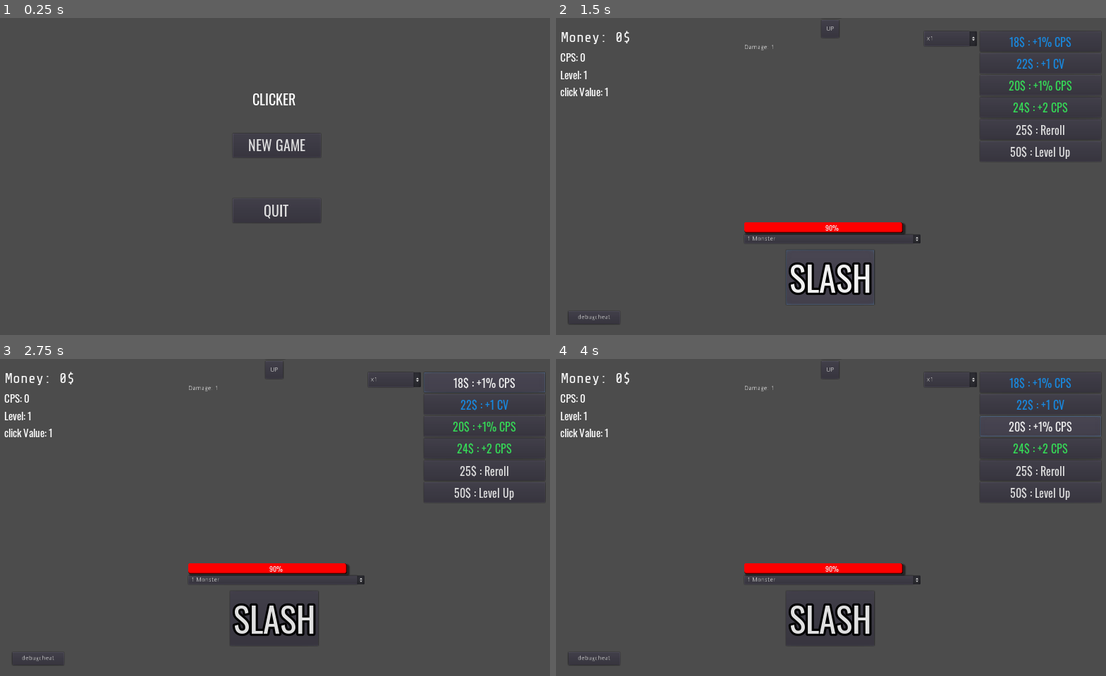
Above: before the commit, frames 1-4 (two rows, left to right).
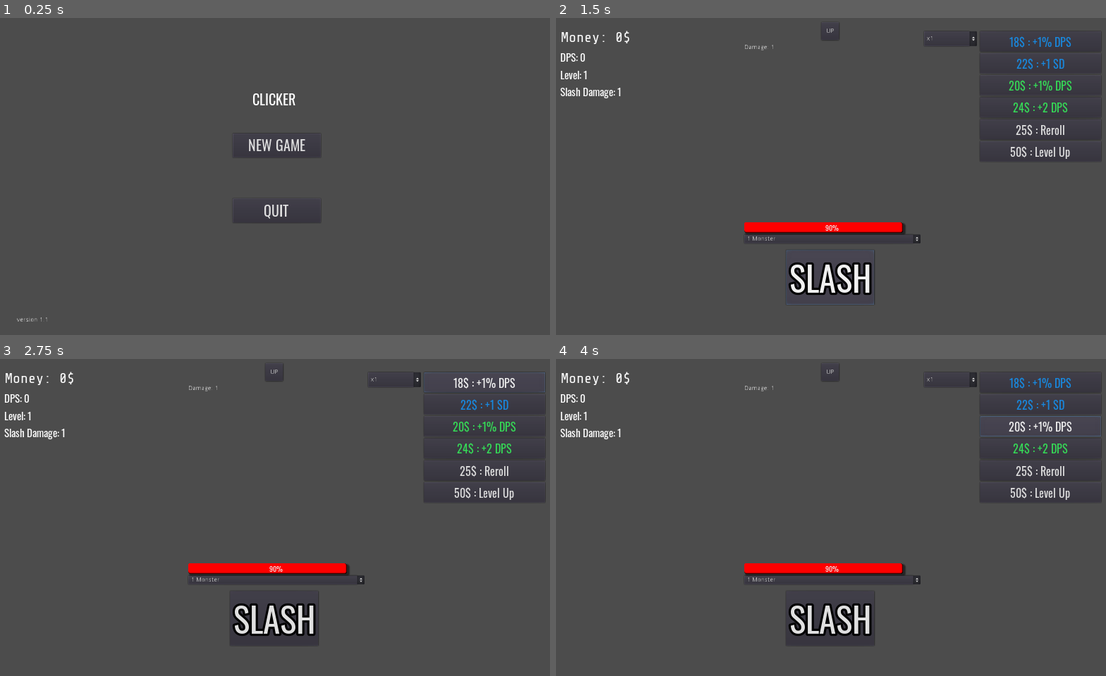
Above: after the commit, the same moments.

Repository: Seliaste/BadClickerProject
Game: Godot game, scene res://mainMenu/mainMenu.tscn
Same seed, same stepped clock (60 frames per second), same inputs: the game is played once before the commit and once after it.
Inputs:
- Up to frame 1 (0.25 s): no input
- Up to frame 2 (1.5 s): click "NEW GAME" at 0.5 s; click "SLASH" at 1.25 s
- Up to frame 3 (2.75 s): click "18$ : +1% CPS" (after the commit: "18$ : +1% DPS") at 2 s
- Up to frame 4 (4 s): click "22$ : +1 CV" (after the commit: "22$ : +1 SD") at 2.75 s; click "20$ : +1% CPS" (after the commit: "20$ : +1% DPS") at 3.5 s

The runs differ from the first frame. In frame 1, less than 0.1% of the frame differs, in the area x 3-9%, y 94-96%; in frame 2, 0.3%; in frame 3, 0.3%, in the area x 0-93%, y 2-97%; in frame 4, 0.3%.

Commit message:
1.1

Diff:
--- a/Monster.gd
+++ b/Monster.gd
@@ -29,7 +29,7 @@
 			logs.text += "Damage: " + str(damageAmount) + "\n"
 		if life <= 0:
 			var remainingdmg = -life
-			var earnedMoney = rng.randi_range(2,10) * player.level * currmonsterNum
+			var earnedMoney = rng.randi_range(2,10) * player.level * currmonsterNum * player.rewardmp
 			var deathMessage = ""
 			match currmonsterNum:
 				1:
@@ -60,3 +60,4 @@
 
 func _on_OptionButton_item_selected(_index: int):
 	monsterNum = get_node("VBoxContainer/OptionButton").get_selected_id()
+	spawnBoss()
--- /dev/null
+++ b/SkillTree.gd
@@ -0,0 +1,38 @@
+extends VBoxContainer
+
+
+# Declare member variables here. Examples:
+onready var player = get_node("/root/Node2D/Player")
+# var b = "text"
+
+
+# Called when the node enters the scene tree for the first time.
+func _ready():
+	for i in range(0,7):
+		var temp = get_node("Row"+str(i))
+		for btn in temp.get_children():
+			btn.connect("pressed", self, "_upgradefnc", [btn,btn.name.left(3)])
+
+
+# Called every frame. 'delta' is the elapsed time since the previous frame.
+#func _process(delta):
+#	pass
+
+func _upgradefnc(button, type):
+	if player.money >= 500:
+		player.money-=500
+		for btn in button.get_parent().get_children():
+			btn.visible=false
+		button.visible=true
+		button.disabled=true
+		match type:
+			"DPS":
+				player.rawcps+=100
+			"HIT":
+				player.clickValue+=1000
+			"RWD":
+				player.rewardmp*=2
+			"MTP":
+				player.multimp*=2
+			"PWR":
+				player.currpowr+=2
--- a/gameScene.tscn
+++ b/gameScene.tscn
@@ -10,6 +10,7 @@
 [ext_resource path="res://gameScene.gd" type="Script" id=8]
 [ext_resource path="res://player/buttonManagementScript.gd" type="Script" id=9]
 [ext_resource path="res://mainMenu/styleLifeBar.tres" type="StyleBox" id=10]
+[ext_resource path="res://SkillTree.gd" type="Script" id=11]
 
 [sub_resource type="DynamicFont" id=1]
 size = 27
@@ -87,6 +88,8 @@
 margin_top = 54.0
 margin_right = 342.0
 margin_bottom = 95.0
+hint_tooltip = "Ascention gives power which multiplies your DPS and your Slash Damage"
+mouse_filter = 1
 custom_fonts/font = SubResource( 1 )
 text = "ASCENTION"
 align = 1
@@ -96,7 +99,7 @@
 margin_right = 342.0
 margin_bottom = 146.0
 custom_fonts/font = SubResource( 2 )
-text = "Ascend : +# AP"
+text = "Ascend : +# Power"
 
 [node name="CanvasLayer" type="CanvasLayer" parent="UpgradesPanel/AscendContainer"]
 
@@ -115,6 +118,7 @@
 margin_right = 644.0
 margin_bottom = 718.0
 alignment = 1
+script = ExtResource( 11 )
 __meta__ = {
 "_edit_use_anchors_": false
 }
@@ -126,7 +130,7 @@
 mouse_filter = 1
 mouse_default_cursor_shape = 3
 custom_fonts/font = SubResource( 2 )
-text = "SKILL TREE"
+text = "SKILL TREE : Upgrades for 500$"
 align = 1
 
 [node name="Row0" type="HBoxContainer" parent="UpgradesPanel/SkillTreeContainer"]
@@ -135,19 +139,27 @@
 margin_bottom = 319.0
 alignment = 1
 
-[node name="R0B0" type="Button" parent="UpgradesPanel/SkillTreeContainer/Row0"]
-margin_left = 299.0
-margin_right = 320.0
-margin_bottom = 20.0
-mouse_filter = 1
-text = "A"
-
-[node name="R0B1" type="Button" parent="UpgradesPanel/SkillTreeContainer/Row0"]
-margin_left = 324.0
-margin_right = 345.0
-margin_bottom = 20.0
-mouse_filter = 1
-text = "A"
+[node name="Label" type="Label" parent="UpgradesPanel/SkillTreeContainer/Row0"]
+margin_left = 276.0
+margin_top = 3.0
+margin_right = 276.0
+margin_bottom = 17.0
+
+[node name="HITR0B0" type="Button" parent="UpgradesPanel/SkillTreeContainer/Row0"]
+margin_left = 280.0
+margin_right = 319.0
+margin_bottom = 20.0
+hint_tooltip = "Adds 1000 to Slash damage"
+mouse_filter = 1
+text = "+Hit"
+
+[node name="DPSR0B1" type="Button" parent="UpgradesPanel/SkillTreeContainer/Row0"]
+margin_left = 323.0
+margin_right = 368.0
+margin_bottom = 20.0
+hint_tooltip = "Adds 100 to DPS"
+mouse_filter = 1
+text = "+DPS"
 
 [node name="Row1" type="HBoxContainer" parent="UpgradesPanel/SkillTreeContainer"]
 margin_top = 323.0
@@ -155,12 +167,13 @@
 margin_bottom = 343.0
 alignment = 1
 
-[node name="R1B0" type="Button" parent="UpgradesPanel/SkillTreeContainer/Row1"]
-margin_left = 311.0
-margin_right = 332.0
-margin_bottom = 20.0
-mouse_filter = 1
-text = "A"
+[node name="RWDR1B0" type="Button" parent="UpgradesPanel/SkillTreeContainer/Row1"]
+margin_left = 289.0
+margin_right = 355.0
+margin_bottom = 20.0
+hint_tooltip = "Multiplies all money you get by 2"
+mouse_filter = 1
+text = "+Reward"
 
 [node name="Row2" type="HBoxContainer" parent="UpgradesPanel/SkillTreeContainer"]
 margin_top = 347.0
@@ -168,26 +181,29 @@
 margin_bottom = 367.0
 alignment = 1
 
-[node name="R2B0" type="Button" parent="UpgradesPanel/SkillTreeContainer/Row2"]
+[node name="HITR2B0" type="Button" parent="UpgradesPanel/SkillTreeContainer/Row2"]
+margin_left = 243.0
+margin_right = 282.0
+margin_bottom = 20.0
+hint_tooltip = "Adds 1000 to Slash damage"
+mouse_filter = 1
+text = "+Hit"
+
+[node name="DPSR2B1" type="Button" parent="UpgradesPanel/SkillTreeContainer/Row2"]
 margin_left = 286.0
-margin_right = 307.0
-margin_bottom = 20.0
-mouse_filter = 1
-text = "A"
-
-[node name="R2B1" type="Button" parent="UpgradesPanel/SkillTreeContainer/Row2"]
-margin_left = 311.0
-margin_right = 332.0
-margin_bottom = 20.0
-mouse_filter = 1
-text = "A"
-
-[node name="R2B2" type="Button" parent="UpgradesPanel/SkillTreeContainer/Row2"]
-margin_left = 336.0
-margin_right = 357.0
-margin_bottom = 20.0
-mouse_filter = 1
-text = "A"
+margin_right = 331.0
+margin_bottom = 20.0
+hint_tooltip = "Adds 100 to DPS"
+mouse_filter = 1
+text = "+DPS"
+
+[node name="RWDR2B2" type="Button" parent="UpgradesPanel/SkillTreeContainer/Row2"]
+margin_left = 335.0
+margin_right = 401.0
+margin_bottom = 20.0
+hint_tooltip = "Multiplies all money you get by 2"
+mouse_filter = 1
+text = "+Reward"
 
 [node name="Row3" type="HBoxContainer" parent="UpgradesPanel/SkillTreeContainer"]
 margin_top = 371.0
@@ -195,19 +211,21 @@
 margin_bottom = 391.0
 alignment = 1
 
-[node name="R3B0" type="Button" parent="UpgradesPanel/SkillTreeContainer/Row3"]
-margin_left = 299.0
-margin_right = 320.0
-margin_bottom = 20.0
-mouse_filter = 1
-text = "A"
-
-[node name="R3B1" type="Button" parent="UpgradesPanel/SkillTreeContainer/Row3"]
-margin_left = 324.0
-margin_right = 345.0
-margin_bottom = 20.0
-mouse_filter = 1
-text = "A"
+[node name="DPSR3B0" type="Button" parent="UpgradesPanel/SkillTreeContainer/Row3"]
+margin_left = 256.0
+margin_right = 301.0
+margin_bottom = 20.0
+hint_tooltip = "Adds 100 to DPS"
+mouse_filter = 1
+text = "+DPS"
+
+[node name="MTPR3B1" type="Button" parent="UpgradesPanel/SkillTreeContainer/Row3"]
+margin_left = 305.0
+margin_right = 387.0
+margin_bottom = 20.0
+hint_tooltip = "Multiplies DPS by 2 (including modifiers)"
+mouse_filter = 1
+text = "+Multiplier"
 
 [node name="Row4" type="HBoxContainer" parent="UpgradesPanel/SkillTreeContainer"]
 margin_top = 395.0
@@ -215,26 +233,29 @@
 margin_bottom = 415.0
 alignment = 1
 
-[node name="R4B0" type="Button" parent="UpgradesPanel/SkillTreeContainer/Row4"]
-margin_left = 286.0
-margin_right = 307.0
-margin_bottom = 20.0
-mouse_filter = 1
-text = "A"
-
-[node name="R4B1" type="Button" parent="UpgradesPanel/SkillTreeContainer/Row4"]
-margin_left = 311.0
-margin_right = 332.0
-margin_bottom = 20.0
-mouse_filter = 1
-text = "A"
-
-[node name="R4B2" type="Button" parent="UpgradesPanel/SkillTreeContainer/Row4"]
-margin_left = 336.0
-margin_right = 357.0
-margin_bottom = 20.0
-mouse_filter = 1
-text = "A"
+[node name="DPSR4B0" type="Button" parent="UpgradesPanel/SkillTreeContainer/Row4"]
+margin_left = 225.0
+margin_right = 270.0
+margin_bottom = 20.0
+hint_tooltip = "Adds 100 to DPS"
+mouse_filter = 1
+text = "+Dps"
+
+[node name="PWRR4B1" type="Button" parent="UpgradesPanel/SkillTreeContainer/Row4"]
+margin_left = 274.0
+margin_right = 333.0
+margin_bottom = 20.0
+hint_tooltip = "INSTANTLY adds 2 to power"
+mouse_filter = 1
+text = "+Power"
+
+[node name="MTPR4B2" type="Button" parent="UpgradesPanel/SkillTreeContainer/Row4"]
+margin_left = 337.0
+margin_right = 419.0
+margin_bottom = 20.0
+hint_tooltip = "Multiplies DPS by 2 (including modifiers)"
+mouse_filter = 1
+text = "+Multiplier"
 
 [node name="Row5" type="HBoxContainer" parent="UpgradesPanel/SkillTreeContainer"]
 margin_top = 419.0
@@ -242,26 +263,29 @@
 margin_bottom = 439.0
 alignment = 1
 
-[node name="R5B0" type="Button" parent="UpgradesPanel/SkillTreeContainer/Row5"]
-margin_left = 286.0
-margin_right = 307.0
-margin_bottom = 20.0
-mouse_filter = 1
-text = "A"
-
-[node name="R5B1" type="Button" parent="UpgradesPanel/SkillTreeContainer/Row5"]
-margin_left = 311.0
-margin_right = 332.0
-margin_bottom = 20.0
-mouse_filter = 1
-text = "A"
-
-[node name="R5B2" type="Button" parent="UpgradesPanel/SkillTreeContainer/Row5"]
-margin_left = 336.0
-margin_right = 357.0
-margin_bottom = 20.0
-mouse_filter = 1
-text = "A"
+[node name="DPSR5B0" type="Button" parent="UpgradesPanel/SkillTreeContainer/Row5"]
+margin_left = 225.0
+margin_right = 270.0
+margin_bottom = 20.0
+hint_tooltip = "Adds 100 to DPS"
+mouse_filter = 1
+text = "+Dps"
+
+[node name="PWRR5B1" type="Button" parent="UpgradesPanel/SkillTreeContainer/Row5"]
+margin_left = 274.0
+margin_right = 333.0
+margin_bottom = 20.0
+hint_tooltip = "INSTANTLY adds 2 to power"
+mouse_filter = 1
+text = "+Power"
+
+[node name="MTPR5B2" type="Button" parent="UpgradesPanel/SkillTreeContainer/Row5"]
+margin_left = 337.0
+margin_right = 419.0
+margin_bottom = 20.0
+hint_tooltip = "Multiplies DPS by 2 (including modifiers)"
+mouse_filter = 1
+text = "+Multiplier"
 
 [node name="Row6" type="HBoxContainer" parent="UpgradesPanel/SkillTreeContainer"]
 margin_top = 443.0
@@ -269,22 +293,23 @@
 margin_bottom = 463.0
 alignment = 1
 
-[node name="R6B0" type="Button" parent="UpgradesPanel/SkillTreeContainer/Row6"]
-margin_left = 311.0
-margin_right = 332.0
-margin_bottom = 20.0
-mouse_filter = 1
-text = "A"
+[node name="PWRR6B0" type="Button" parent="UpgradesPanel/SkillTreeContainer/Row6"]
+margin_left = 292.0
+margin_right = 351.0
+margin_bottom = 20.0
+hint_tooltip = "INSTANTLY adds 2 to power"
+mouse_filter = 1
+text = "+Power"
 
 [node name="Down" type="Button" parent="UpgradesPanel"]
 anchor_left = 0.5
 anchor_top = 1.0
 anchor_right = 0.5
 anchor_bottom = 1.0
-margin_left = -20.0
-margin_top = -40.0001
-margin_right = 25.0
-margin_bottom = -6.10352e-05
+margin_left = -22.1238
+margin_top = -48.259
+margin_right = 22.8762
+margin_bottom = -8.25897
 mouse_filter = 1
 text = "DWN"
 __meta__ = {
@@ -408,15 +433,16 @@
 
 [node name="AudioStreamPlayer" type="AudioStreamPlayer" parent="mainPanel"]
 stream = ExtResource( 3 )
-volume_db = -80.0
+volume_db = -10.0
 autoplay = true
 
 [node name="UP" type="Button" parent="mainPanel"]
 anchor_left = 0.5
 anchor_right = 0.5
-margin_left = -20.0
-margin_right = 20.0
-margin_bottom = 40.0
+margin_left = -20.3535
+margin_top = 4.94975
+margin_right = 19.6465
+margin_bottom = 44.9498
 mouse_filter = 1
 text = "UP"
 __meta__ = {
@@ -513,11 +539,13 @@
 }
 
 [node name="debugButton" type="Button" parent="."]
+visible = false
 margin_left = -598.718
 margin_top = 306.086
 margin_right = -481.718
 margin_bottom = 335.086
-hint_tooltip = "DEBUG ONLY"
+hint_tooltip = "
+"
 mouse_filter = 1
 text = "debugcheat"
 __meta__ = {
@@ -529,10 +557,10 @@
 follow_viewport_enable = true
 
 [node name="Tooltip" type="Label" parent="CanvasLayer"]
-margin_left = 318.0
-margin_top = -434.0
-margin_right = 350.0
-margin_bottom = -409.0
+margin_left = 500.044
+margin_top = -487.19
+margin_right = 532.044
+margin_bottom = -462.19
 mouse_filter = 1
 size_flags_horizontal = 3
 size_flags_vertical = 2
@@ -587,6 +615,7 @@
 text = "1 Monster"
 items = [ "1 Monster", null, false, 1, null, "5 Monsters", null, false, 5, null, "25 Monsters", null, false, 25, null, "500 Monsters", null, false, 500, null ]
 selected = 0
+
 [connection signal="pressed" from="UpgradesPanel/AscendContainer/AscendButton" to="Player" method="_on_AscendButton_pressed"]
 [connection signal="confirmed" from="UpgradesPanel/AscendContainer/CanvasLayer/ConfirmationDialog" to="Player" method="_on_ConfirmationDialog_confirmed"]
 [connection signal="pressed" from="UpgradesPanel/Down" to="Player" method="_on_Down_pressed"]
--- a/mainMenu/mainMenu.tscn
+++ b/mainMenu/mainMenu.tscn
@@ -88,6 +88,17 @@
 stream = ExtResource( 3 )
 volume_db = -80.0
 autoplay = true
+
+[node name="Label" type="Label" parent="."]
+margin_left = -589.224
+margin_top = 319.388
+margin_right = -501.224
+margin_bottom = 336.388
+text = "version 1.1"
+__meta__ = {
+"_edit_use_anchors_": false
+}
+
 [connection signal="button_down" from="menuAnchor/Button" to="menuAnchor/Button" method="_on_Button_button_down"]
 [connection signal="ready" from="menuAnchor/Button" to="menuAnchor/Button" method="_on_Button_ready"]
 [connection signal="button_down" from="menuAnchor/Button3" to="menuAnchor/Button" method="_on_Button3_button_down"]
--- a/player/Player.gd
+++ b/player/Player.gd
@@ -4,6 +4,8 @@
 # Declare member variables here. Examples:
 var money : float = 0
 var clickValue = 1
+var rewardmp = 1
+var multimp = 1
 var rawcps = 0
 var cpsMultiplier = 1
 var cpsLabel = 0
@@ -66,7 +68,7 @@
 # Called every frame. 'delta' is the elapsed time since the previous frame.
 func _process(delta):
 	timePlayed += delta
-	monster.damage(delta*pow(rawcps*cpsMultiplier, currpowr))
+	monster.damage(delta*rawcps*(cpsMultiplier*multimp)*currpowr)
 	if money < 100000:
 		moneyLabel = str(round(money))
 	else:
@@ -76,7 +78,7 @@
 
 	get_node("Camera2D/MoneyLabel").set_text("Money: " + moneyLabel +"$")
 
-	var _cps=pow(rawcps*cpsMultiplier, currpowr)
+	var _cps=rawcps*cpsMultiplier*currpowr*multimp
 	if _cps < 1000:
 		cpsLabel = str(round(_cps))
 	else:
@@ -84,7 +86,7 @@
 		var _dec = "%10.3f" % (_cps / pow(10,_exp))
 		cpsLabel = "%sE%s" % [ _dec, str(_exp)]
 
-	get_node("Camera2D/InfoLabel").set_text("CPS: " + cpsLabel+ "\nLevel: " + str(level) + "\nclick Value: " + str(clickValue))
+	get_node("Camera2D/InfoLabel").set_text("DPS: " + cpsLabel+ "\nLevel: " + str(level) + "\nSlash Damage: " + str(clickValue))
 	var mousePos = get_node("/root/Node2D").get_global_mouse_position()
 	for node in getallnodes(get_node("/root/Node2D")):
 		if node.get_global_rect().has_point(mousePos) and node.hint_tooltip != "":
@@ -94,8 +96,9 @@
 			break
 		else:
 			tooltip.visible = false
+			tooltip.rect_size = Vector2(1,1)
 
-	newpowr = stepify(currpowr + (timePlayed/1000)  + (killed / 1000) + (level / 100), 0.01)
+	newpowr = stepify(currpowr + (timePlayed/1000)  + (killed*level / 1000) + (level / 10), 0.01)
 	ascentionbtn.text = "Ascend : +%s Power" % str(newpowr-currpowr)
 	ascentionbtn.hint_tooltip = "You currently have %s Power" % str(currpowr)
 
@@ -171,5 +174,10 @@
 	killed = 0
 	buyContainer.Reroll()
 	get_node("Camera2D").set_position(Vector2(640,360))
+	get_node("/root/Node2D/Monster/VBoxContainer/OptionButton").selected = 0
+	monster.monsterNum = get_node("/root/Node2D/Monster/VBoxContainer/OptionButton").get_selected_id()
 	monster.spawnBoss()
-	get_node("/root/Node2D/Monster/VBoxContainer/OptionButton").selected = 0
+	newLevelCost = 50
+	get_node("/root/Node2D/mainPanel/buyContainer/LevelUp").text = str(newLevelCost)+"$ : Level Up"
+	get_node("/root/Node2D/mainPanel/buyContainer/Reroll").text = str(newLevelCost/2)+"$ : Reroll"
+	get_node("/root/Node2D/mainPanel/buyContainer").rerollCost = newLevelCost/2
--- a/player/buttonManagementScript.gd
+++ b/player/buttonManagementScript.gd
@@ -5,7 +5,7 @@
 # var a = 2
 # var b = "text"
 const buttonTypes = ["cpsMultiplier","rawcps","clickValue"]
-const messages = {"cpsMultiplier": "% CPS", "rawcps": " CPS", "clickValue": " CV"}
+const messages = {"cpsMultiplier": "% DPS", "rawcps": " DPS", "clickValue": " SD"}
 const baseVals = {"cpsMultiplier":2 , "rawcps": 4 , "clickValue": 1}
 const rarityColors = [Color(0, 0, 0),Color("#35db56"),Color("#1888de"),Color("#8818de"),Color("#ff6a00")]
 var buttonParameters = [[],[],[],[],]
Not shown, changed: export_presets.cfg
Not shown: 1 places in gameScene.tscn that only renumber resources
Binary file removed: image/IMG_0326.jpg
Not shown, removed: image/IMG_0326.jpg.import
